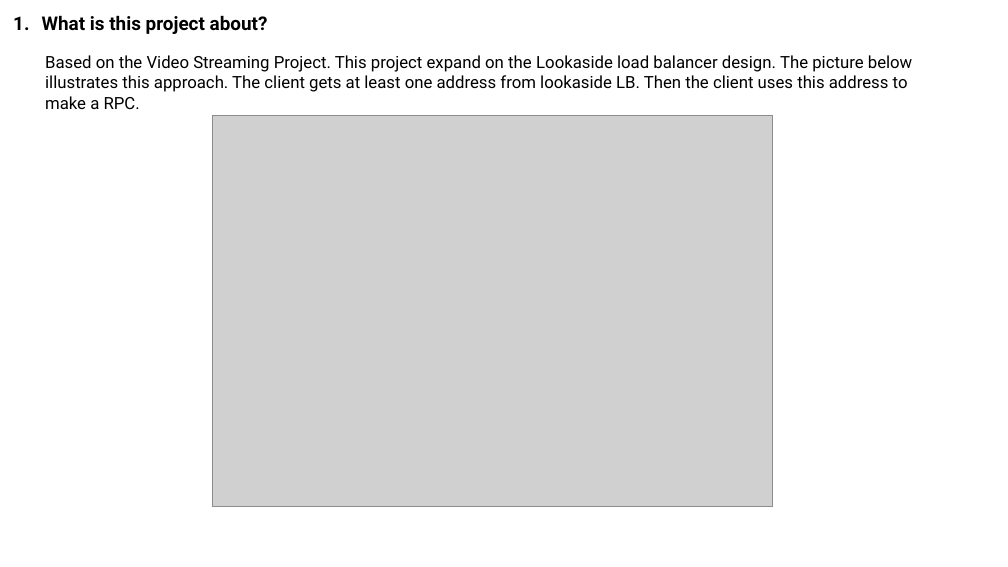
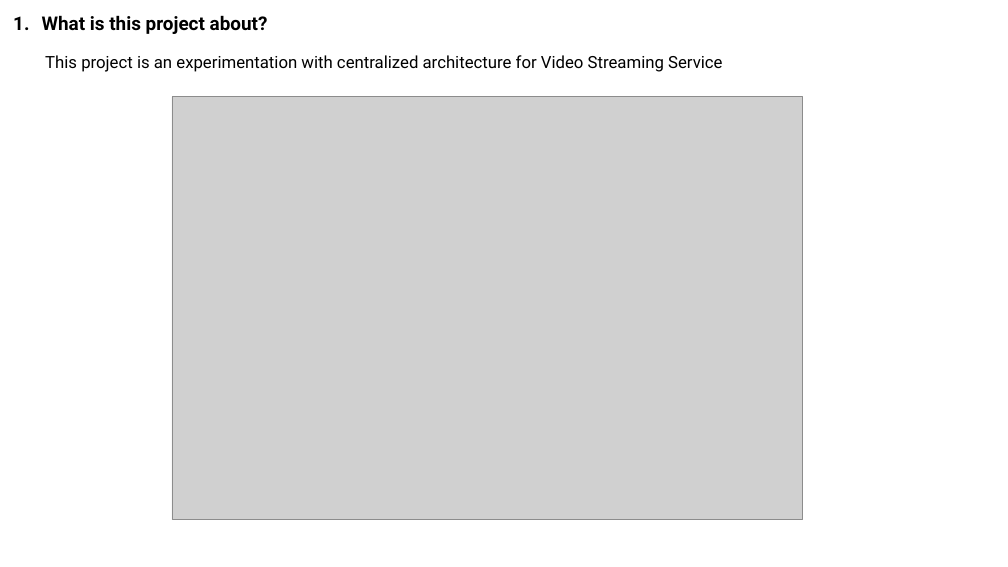
Before and after one commit to truongvanhuy2000/Video-Streaming, a slide deck: slide 3 of Docs/Overview.pptx. Drawn at 1008x567 pixels with LibreOffice and Linux fonts; fonts in the diff are those of the drawing; grey boxes stand for pictures. Boxes give left, top, right and bottom in pixels: in the first picture for what was removed or moved away, otherwise in the second. Text is boxed around its words. In the diff, an @@ line names an element or a change of style, - is before the commit and + after.

```diff
--- a/Docs/Overview.pptx
+++ b/Docs/Overview.pptx
@@ text at (45, 55, 722, 72): text changed @@
-Based on the Video Streaming Project. This project expand on the Lookaside load balancer design. The picture below illustrates this approach. The client gets at least one address from lookaside LB. Then the client uses this address to make a RPC.
+This project is an experimentation with centralized architecture for Video Streaming Service
@@ picture: place and size @@
-picture at (212, 115, 774, 507)
+picture at (172, 97, 802, 520)
```
Also in this commit, not shown: 6 other slides changed, 3 slides added, 2 slides removed.
